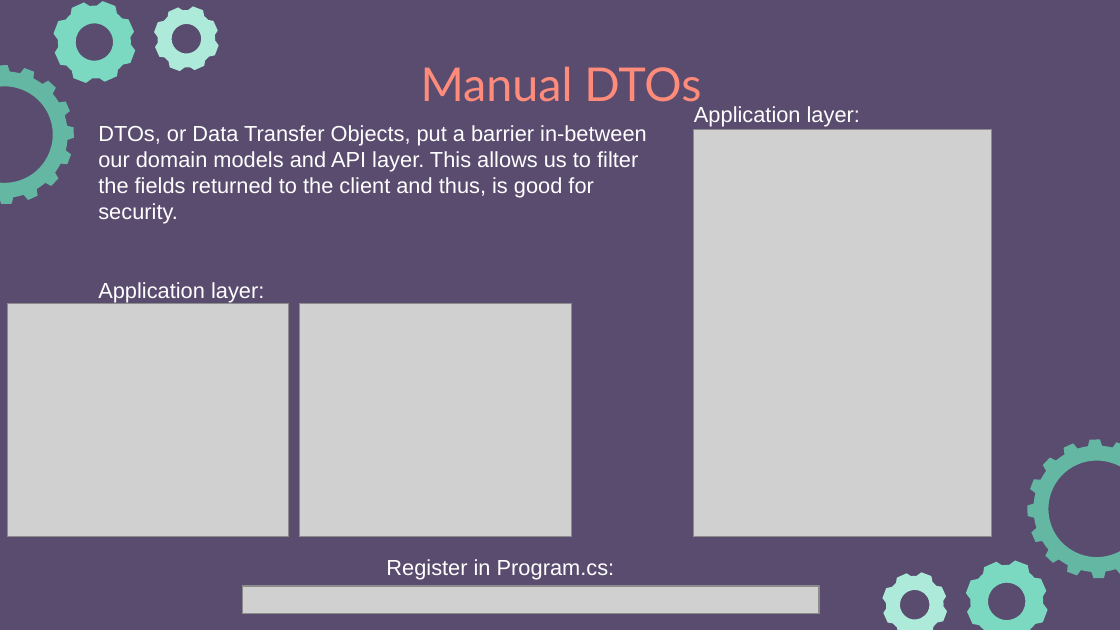
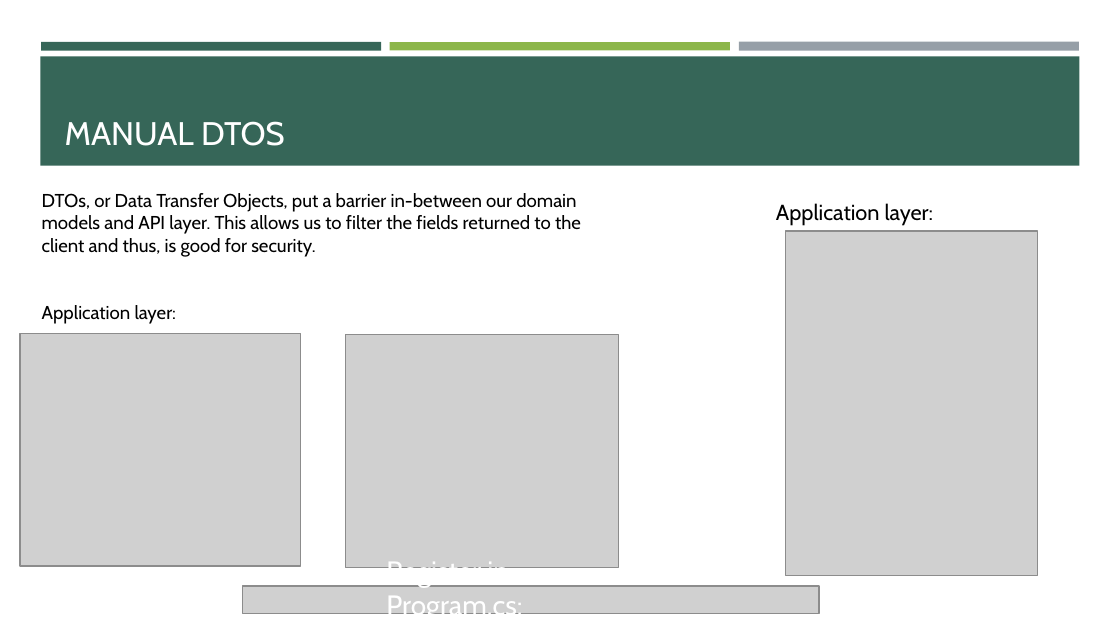
Before and after one commit to e-m-wilson/dotnet, a slide deck: slide 5 of Resources-Notes-Ppts/ASP-NET-Identity/ASPNET.pptx. Drawn at 1120x630 pixels with LibreOffice and Linux fonts; fonts in the diff are those of the drawing; grey boxes stand for pictures. Boxes give left, top, right and bottom in pixels: in the first picture for what was removed or moved away, otherwise in the second. Text is boxed around its words. In the diff, an @@ line names an element or a change of style, - is before the commit and + after.

```diff
--- a/Resources-Notes-Ppts/ASP-NET-Identity/ASPNET.pptx
+++ b/Resources-Notes-Ppts/ASP-NET-Identity/ASPNET.pptx
@@ background #594C6F to #FFFFFF @@
@@ freeform shape removed at (42,0,149,96) @@
@@ freeform shape removed at (144,0,228,80) @@
@@ freeform shape removed at (0,45,94,224) @@
@@ rectangle added at (40,56,1080,166), fill #366658 @@
@@ rectangle added at (41,43,382,52), fill #366658 @@
@@ rectangle added at (390,43,730,50), fill #8CB64A @@
@@ rectangle added at (739,41,1080,50), fill #969FA7 @@
@@ title "MANUAL DTOS" at (65,121,285,146): vertical alignment top to bottom @@
@@ title at (65,121,285,146): text changed; size 30 to 21 pt; font Lato to Cabin; text colour #FF8B7B to #FFFFFF @@
-Manual DTOs
+MANUAL DTOS
@@ text "DTOs, or Data Transfer Objects, ...": place and size @@
-text "DTOs, or Data Transfer Objects, ..." at (98,125,647,303)
+text "DTOs, or Data Transfer Objects, ..." at (42,193,581,324)
@@ text "DTOs, or Data Transfer Objects, ..." at (42,193,581,324): size 14 to 12 pt, font Arial to Cabin, text colour #FFFFFF to #000000 @@
@@ text "Application layer:": place and size @@
-text "Application layer:" at (694,106,860,127)
+text "Application layer:" at (776,203,934,226)
@@ text "Application layer:" at (776,203,934,226): font Arial to Cabin, text colour #FFFFFF to #000000 @@
@@ picture: place and size @@
-picture at (693,130,992,536)
+picture at (785,231,1038,575)
@@ picture: place and size @@
-picture at (8,304,289,536)
+picture at (20,334,301,567)
@@ picture: place and size @@
-picture at (299,304,571,536)
+picture at (346,335,618,568)
@@ freeform shape removed at (1007,419,1120,598) @@
@@ text "Register in Program.cs:" at (386,558,522,621): size 14 to 18 pt, font Arial to Cabin @@
@@ freeform shape removed at (873,563,957,630) @@
@@ freeform shape removed at (953,548,1060,630) @@
```
Also in this commit, not shown: 37 other slides changed, 12 slides added, 2 other files.
